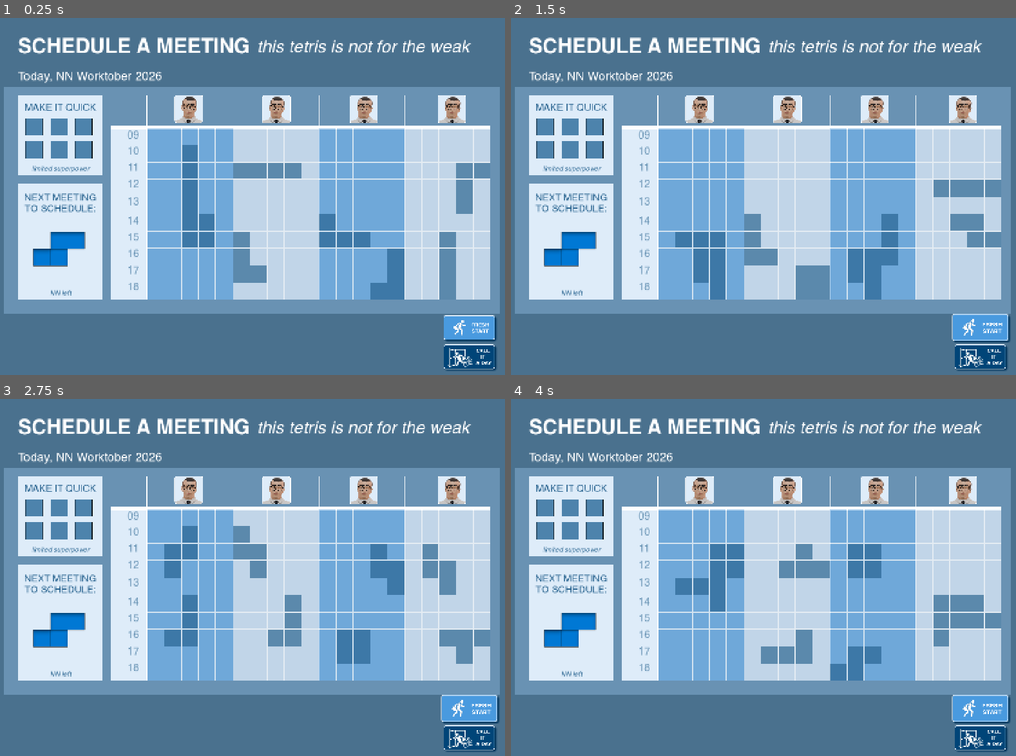
Above: before the commit, frames 1-4 (two rows, left to right).
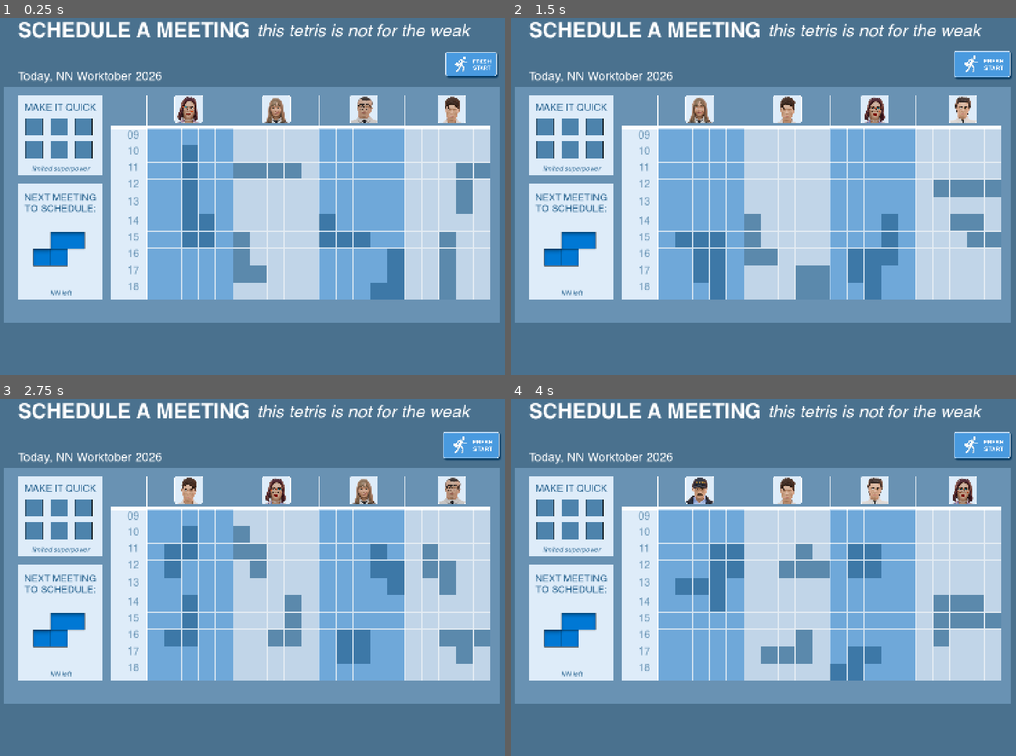
Above: after the commit, the same moments.

Repository: grkovalev/office-game
Game: Godot game, scene res://calendartetris.tscn
The game is run twice, just before and just after one commit, with the same random seed, the same clock (stepped at 60 frames per second) and the same inputs. This scene is started directly instead of the project's main scene.
Inputs (mouse positions are in pixels of both pictures, inside the frame that each line leads up to; where the layout moved, square brackets give the same spot in the first picture):
- Up to frame 1 (0.25 s): no input
- Up to frame 2 (1.5 s): click (985, 67) [980, 332] at 0.5 s; click (985, 67) [980, 332] at 1.25 s
- Up to frame 3 (2.75 s): click (474, 448) [469, 713] at 2 s
- Up to frame 4 (4 s): tap Enter at 2.75 s; move the mouse to (874, 548) at 2.77 s; click (874, 548) at 2.92 s; tap Space at 3.5 s; drag from (657, 588) to (571, 631) at 3.52 s

The runs differ from the first frame. In frame 1, 8.5% of the frame differs, in the area x 0-99%, y 1-99%; in frame 2, 8.9%, in the area x 0-100%, y 1-99%; in frame 3, 8.8%; in frame 4, 8.9%.

Commit message:
correct display of random calendar avatars

Diff:
--- a/calendartetris.gd
+++ b/calendartetris.gd
@@ -3,18 +3,25 @@
 const GRID_WIDTH  := 20
 const GRID_HEIGHT := 10
 const TILE_SIZE   := 50
+const CHAR_ATLAS_COLS := 3
+const CHAR_ATLAS_ROWS := 7
+const CHAR_TILE_W := 256
+const CHAR_TILE_H := 256
 
 @onready var tetromino_lib = $"../tetromino_lib"
 @onready var restartbtn: TextureButton = $"../restartbtn"
 @onready var quickshapepack = $"../quickshapepack"
+@onready var calchars: Node2D = $calchars
 
 var cells: Array = []
 var tile_nodes: Array = []
 
 func _ready() -> void:
+	randomize()
 	_init_cells()
 	create_grid()
 	prefill_regions_with_random_shapes.call_deferred()
+	_randomize_region_characters()
 	restartbtn.pressed.connect(_on_restartbtn_pressed)
 
 
@@ -59,6 +66,37 @@
 	var col := int(floor(local_pos.x / TILE_SIZE))
 	var row := int(floor(local_pos.y / TILE_SIZE))
 	return Vector2i(col, row)
+
+func _randomize_region_characters() -> void:
+	if calchars == null:
+		return
+
+	# Collect all Sprite2D children under calchars (reg1_char, reg2_char, etc.)
+	var sprites: Array[Sprite2D] = []
+	for child in calchars.get_children():
+		if child is Sprite2D:
+			sprites.append(child)
+
+	if sprites.is_empty():
+		return
+
+	# First column only, rows 0..5; pick one per sprite, no duplicates
+	var available_rows: Array[int] = [0, 1, 2, 3, 4, 5]
+	available_rows.shuffle()
+
+	var count: int = min(sprites.size(), available_rows.size())
+	for i in range(count):
+		var sprite := sprites[i] as Sprite2D
+		var row_idx: int = available_rows[i]
+		var col_idx: int = 0
+
+		sprite.region_enabled = true
+		sprite.region_rect = Rect2(
+			col_idx * CHAR_TILE_W,
+			row_idx * CHAR_TILE_H,
+			CHAR_TILE_W,
+			CHAR_TILE_H
+		)
 
 func cell_in_bounds(cell: Vector2i) -> bool:
 	return cell.x >= 0 and cell.x < GRID_WIDTH and cell.y >= 0 and cell.y < GRID_HEIGHT
@@ -312,13 +350,18 @@
 
 
 func _restart_grid() -> void:
-	for child in get_children():
-		child.queue_free()
-
+	# Only free grid tiles, not calchars (so region sprites stay and can be refreshed)
+	for row in tile_nodes:
+		for tile in row:
+			if is_instance_valid(tile):
+				tile.queue_free()
 	tile_nodes.clear()
+
 	_init_cells()
 	create_grid()
 	prefill_regions_with_random_shapes.call_deferred()
 
 	if is_instance_valid(quickshapepack):
 		quickshapepack.reset_quickshapes()
+
+	_randomize_region_characters()
--- a/calendartetris.tscn
+++ b/calendartetris.tscn
@@ -85,7 +85,7 @@
 offset_left = 39.0
 offset_top = 256.0
 offset_right = 1481.0
-offset_bottom = 916.0
+offset_bottom = 943.0
 size_flags_horizontal = 4
 size_flags_vertical = 4
 texture = SubResource("GradientTexture2D_ay14k")
@@ -155,9 +155,9 @@
 
 [node name="title" type="Label" parent="." unique_id=1520938463]
 offset_left = 80.0
-offset_top = 108.0
+offset_top = 62.0
 offset_right = 756.0
-offset_bottom = 177.0
+offset_bottom = 131.0
 theme_override_fonts/font = ExtResource("1_5l5t3")
 theme_override_font_sizes/font_size = 60
 text = "SCHEDULE A MEETING"
@@ -165,9 +165,9 @@
 
 [node name="subtitle" type="Label" parent="." unique_id=890376252]
 offset_left = 776.0
-offset_top = 108.0
+offset_top = 62.0
 offset_right = 1438.0
-offset_bottom = 177.0
+offset_bottom = 131.0
 theme_override_fonts/font = ExtResource("2_jwokj")
 theme_override_font_sizes/font_size = 50
 text = "this tetris is not for the weak"
@@ -240,6 +240,37 @@
 position = Vector2(456, 376)
 script = ExtResource("3_sriha")
 
+[node name="calchars" type="Node2D" parent="grid_container" unique_id=1730432560]
+position = Vector2(-456, -376)
+
+[node name="reg1_char" type="Sprite2D" parent="grid_container/calchars" unique_id=1280111830]
+position = Vector2(577, 321)
+scale = Vector2(0.3232419, 0.3232419)
+texture = ExtResource("15_hhkx1")
+region_enabled = true
+region_rect = Rect2(0, 0, 256, 256)
+
+[node name="reg2_char" type="Sprite2D" parent="grid_container/calchars" unique_id=1050161660]
+position = Vector2(832, 322)
+scale = Vector2(0.3232419, 0.3232419)
+texture = ExtResource("15_hhkx1")
+region_enabled = true
+region_rect = Rect2(0, 0, 256, 256)
+
+[node name="reg3_char" type="Sprite2D" parent="grid_container/calchars" unique_id=99780633]
+position = Vector2(1088, 322)
+scale = Vector2(0.3232419, 0.3232419)
+texture = ExtResource("15_hhkx1")
+region_enabled = true
+region_rect = Rect2(0, 0, 256, 256)
+
+[node name="reg4_char" type="Sprite2D" parent="grid_container/calchars" unique_id=748199201]
+position = Vector2(1344, 322)
+scale = Vector2(0.3232419, 0.3232419)
+texture = ExtResource("15_hhkx1")
+region_enabled = true
+region_rect = Rect2(0, 0, 256, 256)
+
 [node name="tetromino_lib" type="Node2D" parent="." unique_id=1185507880]
 script = ExtResource("4_ek6ok")
 
@@ -526,48 +557,19 @@
 scale = Vector2(1.095331, 1)
 points = PackedVector2Array(-750, 96, 258, 96)
 
-[node name="calchars" type="Node2D" parent="." unique_id=1730432560]
-
-[node name="reg1_char" type="Sprite2D" parent="calchars" unique_id=1280111830]
-position = Vector2(577, 321)
-scale = Vector2(0.3232419, 0.3232419)
-texture = ExtResource("15_hhkx1")
-region_enabled = true
-region_rect = Rect2(56, 63, 256, 256)
-
-[node name="reg2_char" type="Sprite2D" parent="calchars" unique_id=1050161660]
-position = Vector2(832, 322)
-scale = Vector2(0.3232419, 0.3232419)
-texture = ExtResource("15_hhkx1")
-region_enabled = true
-region_rect = Rect2(56, 63, 256, 256)
-
-[node name="reg3_char" type="Sprite2D" parent="calchars" unique_id=99780633]
-position = Vector2(1088, 322)
-scale = Vector2(0.3232419, 0.3232419)
-texture = ExtResource("15_hhkx1")
-region_enabled = true
-region_rect = Rect2(56, 63, 256, 256)
-
-[node name="reg4_char" type="Sprite2D" parent="calchars" unique_id=748199201]
-position = Vector2(1344, 322)
-scale = Vector2(0.3232419, 0.3232419)
-texture = ExtResource("15_hhkx1")
-region_enabled = true
-region_rect = Rect2(56, 63, 256, 256)
-
 [node name="exitbtn" type="TextureButton" parent="." unique_id=192077378]
-offset_left = 1320.0
-offset_top = 1006.0
-offset_right = 1485.0
-offset_bottom = 1096.0
+visible = false
+offset_left = 121.0
+offset_top = 959.0
+offset_right = 286.0
+offset_bottom = 1049.0
 texture_normal = SubResource("AtlasTexture_67i7u")
 script = ExtResource("17_yy0dq")
 
 [node name="restartbtn" type="TextureButton" parent="." unique_id=1092848075]
-offset_left = 1320.0
-offset_top = 921.0
-offset_right = 1485.0
-offset_bottom = 1011.0
+offset_left = 1325.0
+offset_top = 155.0
+offset_right = 1490.0
+offset_bottom = 245.0
 texture_normal = SubResource("AtlasTexture_c63xa")
 script = ExtResource("17_yy0dq")
Binary file changed: ui_buttons/calendartetris/atlas_tetrischar.png
